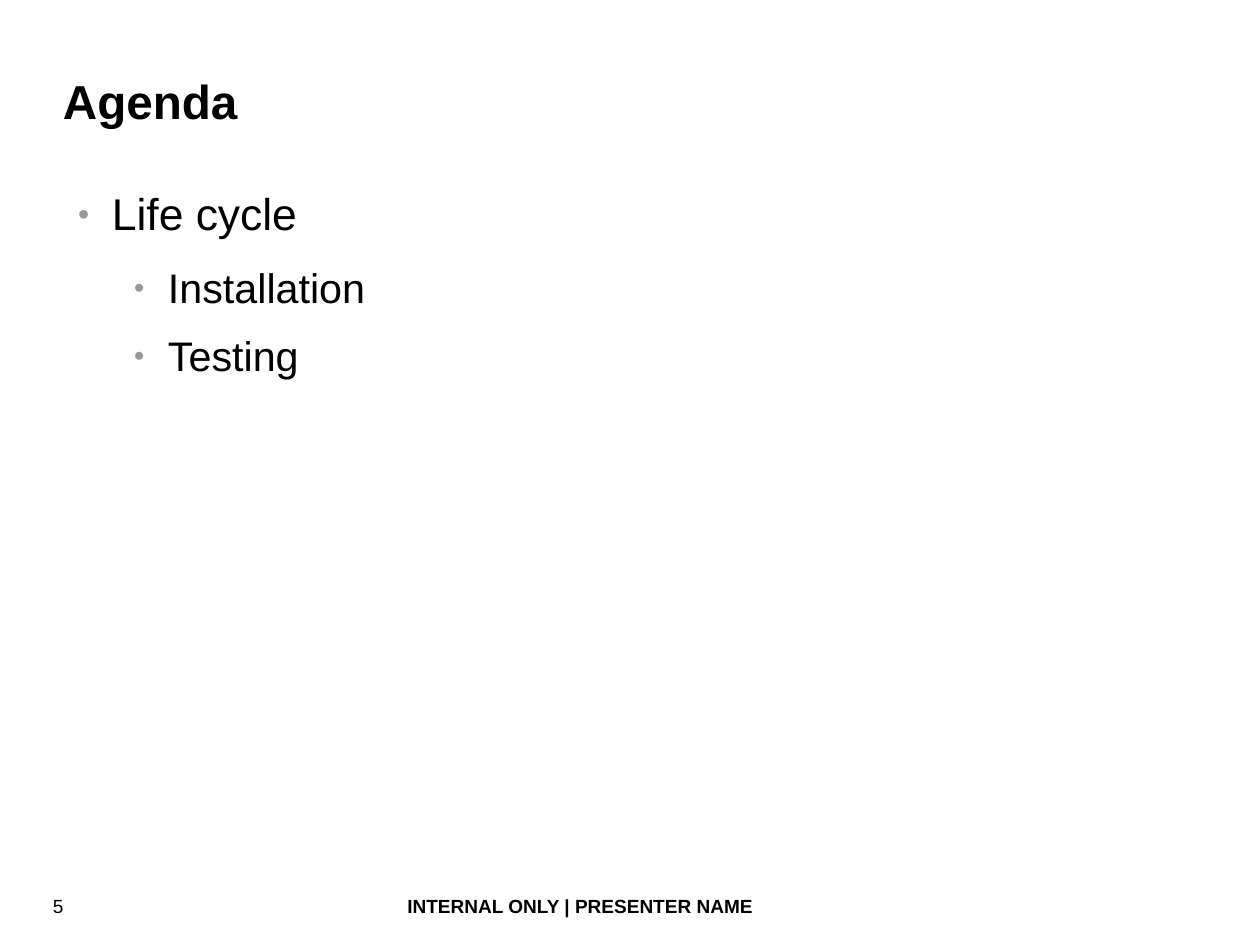
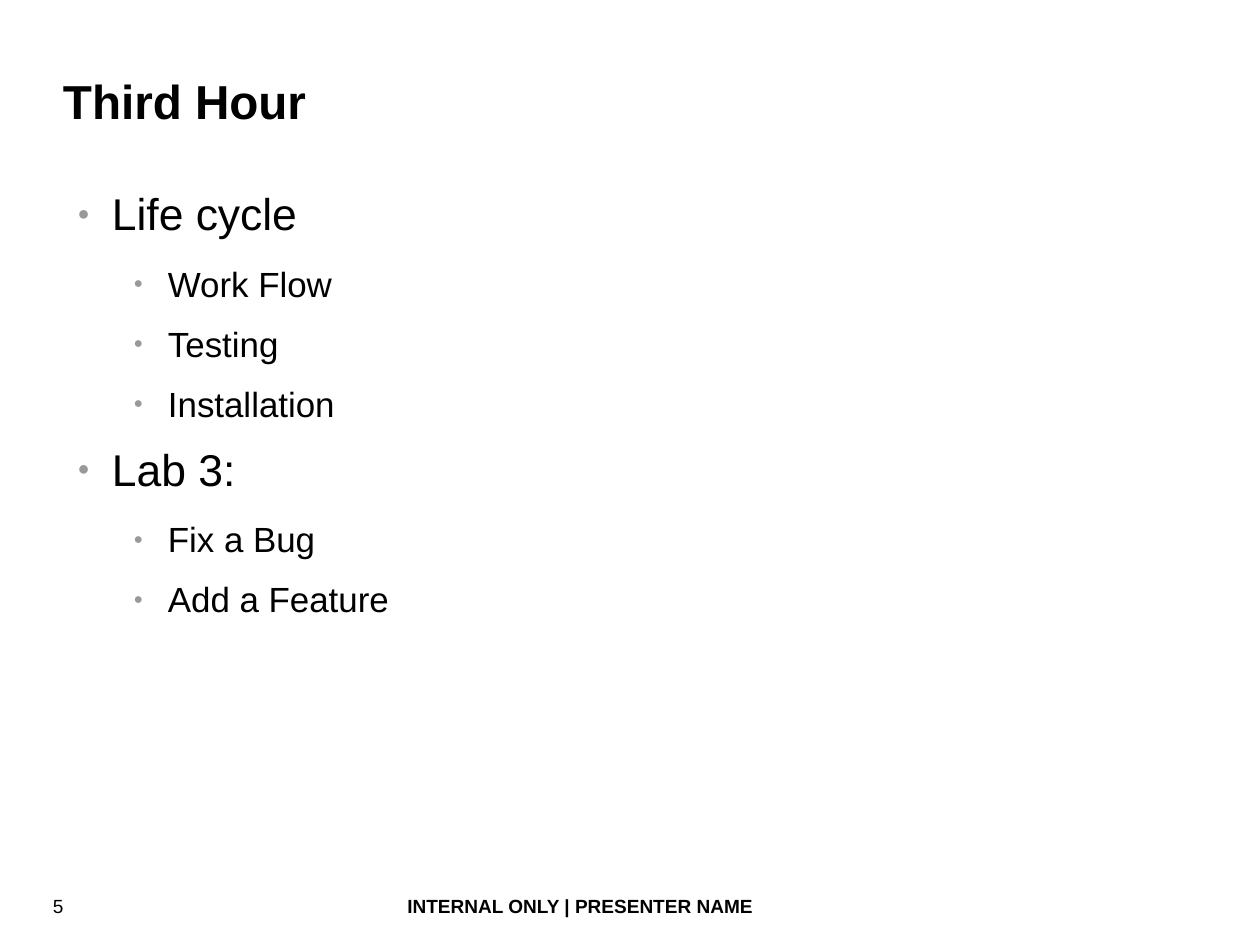
Before and after one commit to fatherlinux/shiva, a slide deck: slide 5 of bash_devops.odp. Drawn at 1260x945 pixels with LibreOffice and Linux fonts; fonts in the diff are those of the drawing; background and template pictures are left out. Boxes give left, top, right and bottom in pixels: in the first picture for what was removed or moved away, otherwise in the second. Text is boxed around its words. In the diff, an @@ line names an element or a change of style, - is before the commit and + after.

Commit message:
* Updated slides with 0.9 version SM

```diff
--- a/bash_devops.odp
+++ b/bash_devops.odp
@@ title at (63, 84, 306, 120): text changed @@
-Agenda
+Third Hour
@@ text removed at (112, 197, 365, 379) @@
-● Life cycle
-  ● Installation
-  ● Testing
@@ text added at (112, 197, 389, 613), 22 pt, text #000000 @@
+● Life cycle
+  ● Work Flow
+  ● Testing
+  ● Installation
+● Lab 3:
+  ● Fix a Bug
+  ● Add a Feature
```
Also in this commit, not shown: 3 other slides changed, 14 slides added, 1 slide removed.
